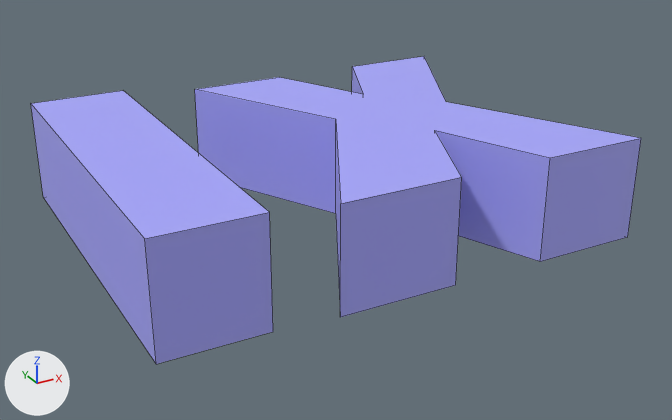
One commit to the FBX model KaroGame/KaroXNAGui/Content/cijfers/9.fbx: the scene before it, then after it.
Rendered twice from a camera (50 mm lens) standing at (-0.00243, -0.00846, 0.00558) and looking at (0.00353, 0.00239, 0.00016). Every picture has the same lights, and +X, +Y and +Z are marked at lower left. Mesh edges are drawn as thin lines. Where no turn or scale is listed for an object, it has been applied to the vertices. Vertices at the same position are counted once.

The scene before the commit, as lines of its bpy script (objects in view):
```python
me_mesh1 = bpy.data.meshes.new('Mesh1')
me_mesh1.from_pydata(...)  # a box spanning x 0.0..0.0014, y 0.0..0.0053, z 0.0..0.0015
me_mesh1.materials.append(mat_color_i03)  # blue #a9a9ff
me_mesh2 = bpy.data.meshes.new('Mesh2')
me_mesh2.from_pydata(...)  # 24 vertices, 14 faces; spans x 0.00235..0.00705, y 0.00012..0.00528, z -0.00014..0.00136
me_mesh2.materials.append(mat_color_i03)  # blue #a9a9ff
ob_mesh1 = bpy.data.objects.new('Mesh1', me_mesh1)
ob_mesh1.location = (0.0, 0.0, 0.0)
ob_mesh2 = bpy.data.objects.new('Mesh2', me_mesh2)
ob_mesh2.location = (0.0, 0.0, 0.0)
```
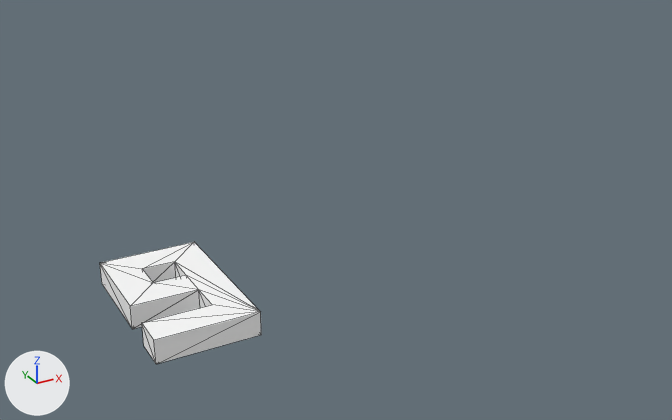
Pixel boxes (x1, y1, x2, y2) of what changed, in the pictures (672 x 420 px):
'Mesh2', deleted (blue): before (195, 56, 641, 317)
'Mesh1', reshaped (33% narrower, 55% shorter): before (31, 91, 273, 364); after (100, 242, 261, 364)

The edits, one by one:
Material 'FrontColor' (mat_frontcolor) is new.
Its base color is (1.0, 1.0, 1.0) (white #ffffff).
Its roughness is 0.553.
me_mesh1 is used by ob_mesh1; location (0.0, 0.0, 0.0).
me_mesh1 had 8 vertices, 6 faces and spanned x 0.0..0.0014, y 0.0..0.0053, z 0.0..0.0015.
me_mesh1 no longer uses material mat_color_i03 (blue #a9a9ff).
me_mesh1 now has 24 vertices, 48 faces and spans x 0.0..0.00125, y 0.0..0.00208, z 0.0..0.0003.
Part 1, on me_mesh1:
7 vertices are removed from x 0.0..0.0014, y 0.0..0.0053, z 0.0..0.0015.
6 faces are deleted.
11 vertices are added at x 0.0..0.00125, y 0.0..0.00208, z 0.0.
12 new vertices lie (0.0, 0.0, 0.0003) away from vertices in x 0.0..0.00125, y 0.0..0.00208, z 0.0.
48 new faces join them.
me_mesh1 now uses material mat_frontcolor (white #ffffff).
Object 'Mesh2' (ob_mesh2) is deleted.
